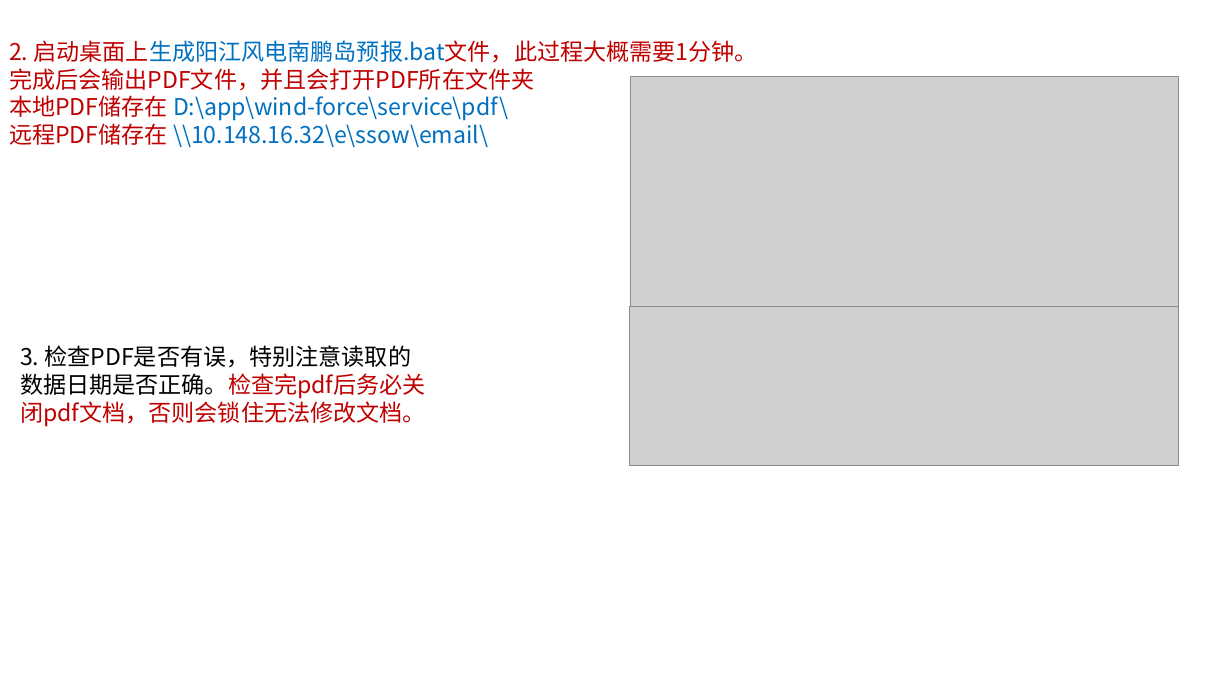
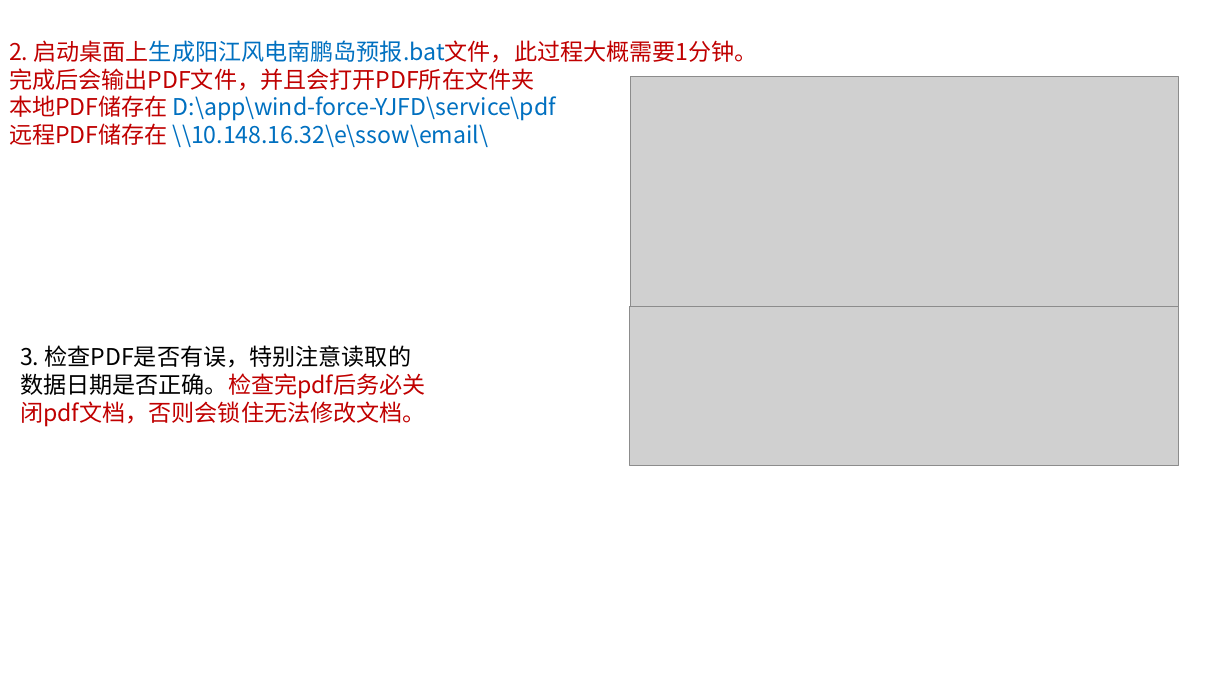
Before and after one commit to hanchyhill/wind-force, a slide deck: slide 4 of 说明文档.pptx (slide 2 before the commit). Drawn at 1232x693 pixels with LibreOffice and Linux fonts; fonts in the diff are those of the drawing; grey boxes stand for pictures. Boxes give left, top, right and bottom in pixels: in the first picture for what was removed or moved away, otherwise in the second. Text is boxed around its words. In the diff, an @@ line names an element or a change of style, - is before the commit and + after.

```diff
--- a/说明文档.pptx
+++ b/说明文档.pptx
@@ text at (x1=9, y1=95, x2=556, y2=121): text changed @@
-本地PDF储存在 D:\app\wind-force\service\pdf\
+本地PDF储存在 D:\app\wind-force-YJFD\service\pdf
```
Also in this commit, not shown: 2 other slides changed, 3 slides added, 1 slide removed.
